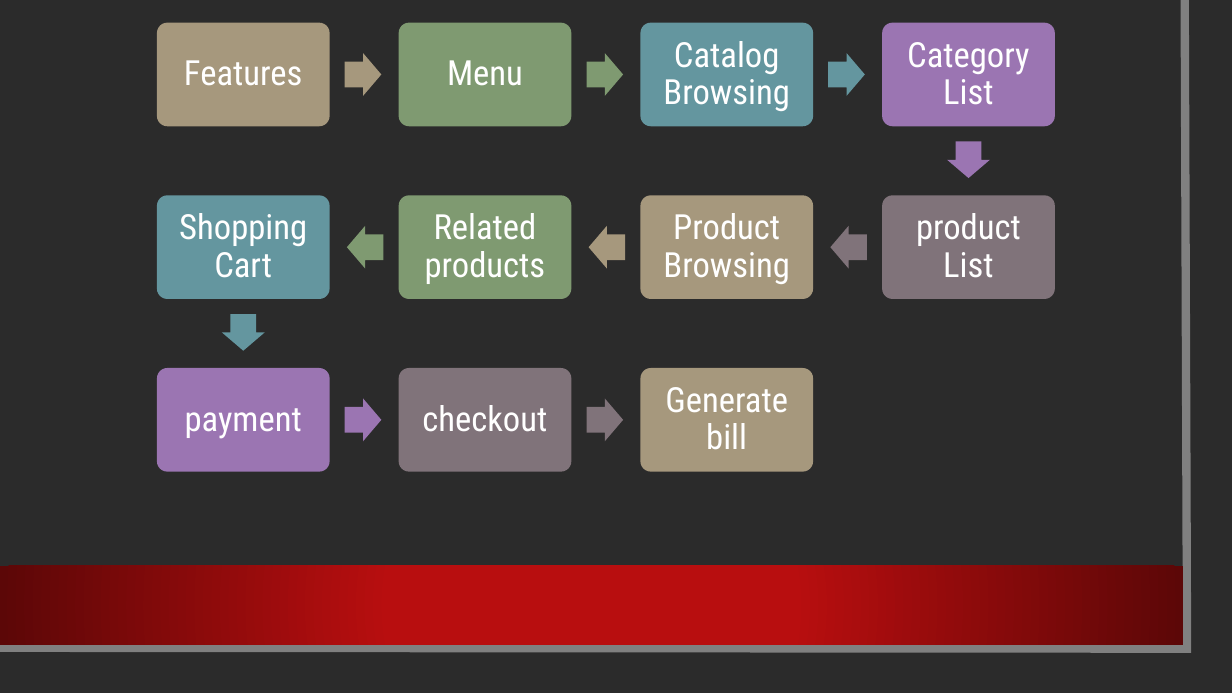
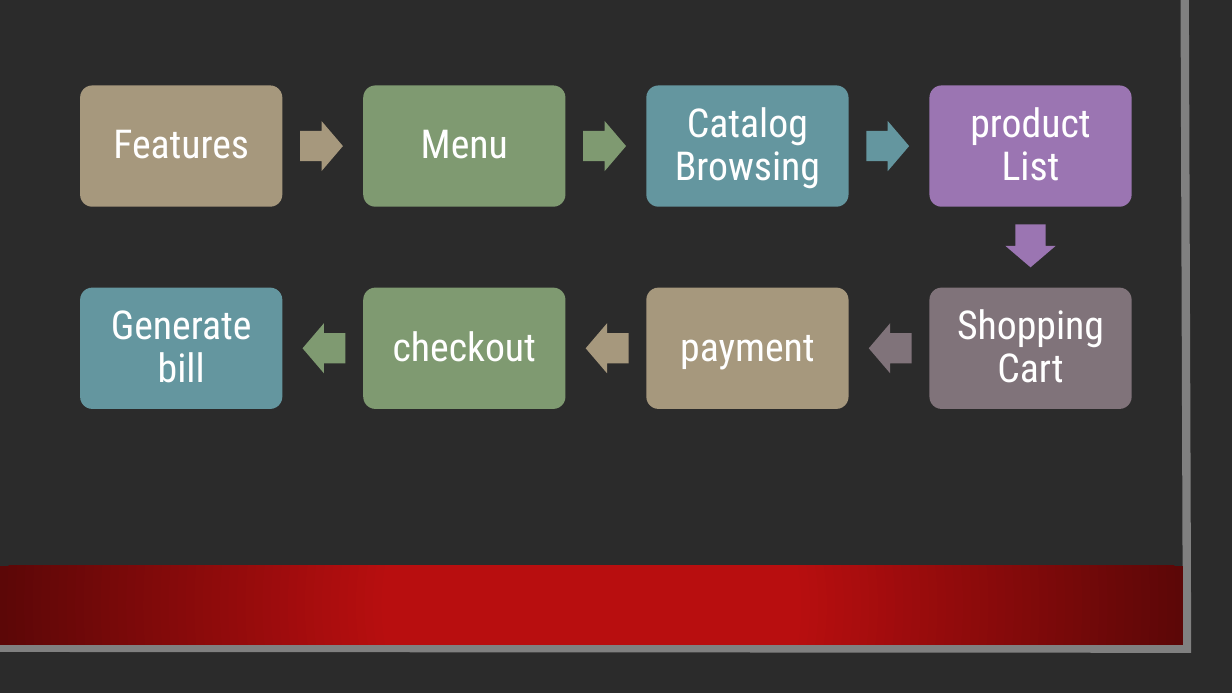
Before and after one commit to saairaam/niit-, a slide deck: slide 9 of ECOMMERCE PROJECT FOR ONLINE SHOPPING (1).pptx. Drawn at 1232x693 pixels with LibreOffice and Linux fonts; fonts in the diff are those of the drawing; background and template pictures are left out; a plain dark background stands for a picture behind light text. Boxes give left, top, right and bottom in pixels: in the first picture for what was removed or moved away, otherwise in the second. Text is boxed around its words. In the diff, an @@ line names an element or a change of style, - is before the commit and + after.

```diff
--- a/ECOMMERCE PROJECT FOR ONLINE SHOPPING (1).pptx
+++ b/ECOMMERCE PROJECT FOR ONLINE SHOPPING (1).pptx
@@ rounded rectangle: place and size @@
-rounded rectangle at <box>157,23,330,127</box>
+rounded rectangle at <box>80,85,283,206</box>
@@ text "Features": place and size @@
-text "Features" at <box>184,60,302,86</box>
+text "Features" at <box>113,130,249,159</box>
@@ rounded rectangle: place and size @@
-rounded rectangle at <box>398,23,571,127</box>
+rounded rectangle at <box>363,85,566,206</box>
@@ text "Menu": place and size @@
-text "Menu" at <box>447,60,523,86</box>
+text "Menu" at <box>421,129,508,159</box>
@@ rounded rectangle: place and size @@
-rounded rectangle at <box>640,23,813,127</box>
+rounded rectangle at <box>646,85,848,206</box>
@@ text "Catalog Browsing": place and size @@
-text "Catalog Browsing" at <box>663,41,790,111</box>
+text "Catalog Browsing" at <box>675,107,820,188</box>
@@ rounded rectangle: place and size @@
-rounded rectangle at <box>883,23,1055,127</box>
+rounded rectangle at <box>930,85,1132,206</box>
@@ text "product List": place and size @@
-text "product List" at <box>916,213,1021,278</box>
+text "product List" at <box>970,107,1090,181</box>
@@ right arrow: place and size @@
-right arrow at <box>345,53,382,95</box>
+right arrow at <box>300,121,343,171</box>
@@ right arrow: place and size @@
-right arrow at <box>587,53,624,95</box>
+right arrow at <box>583,121,626,171</box>
@@ right arrow: place and size @@
-right arrow at <box>828,53,865,95</box>
+right arrow at <box>867,121,909,171</box>
@@ right arrow: place and size @@
-right arrow at <box>947,141,990,178</box>
+right arrow at <box>1006,225,1055,267</box>
@@ rounded rectangle: place and size @@
-rounded rectangle at <box>157,195,330,299</box>
+rounded rectangle at <box>80,287,283,409</box>
@@ size 27 to 31 pt; more space between paragraphs in 8 elements at <box>421,129,508,159</box>, <box>675,107,820,188</box>, <box>393,331,536,362</box>, <box>113,130,249,159</box>, <box>970,107,1090,181</box>, <box>957,309,1104,383</box>, <box>680,335,814,370</box>, <box>111,310,252,383</box> @@
@@ text "Generate bill": place and size @@
-text "Generate bill" at <box>665,387,788,450</box>
+text "Generate bill" at <box>111,310,252,383</box>
@@ rounded rectangle: place and size @@
-rounded rectangle at <box>398,195,571,299</box>
+rounded rectangle at <box>363,287,566,409</box>
@@ text "checkout": place and size @@
-text "checkout" at <box>422,405,547,432</box>
+text "checkout" at <box>393,331,536,362</box>
@@ rounded rectangle: place and size @@
-rounded rectangle at <box>640,368,813,471</box>
+rounded rectangle at <box>646,287,848,409</box>
@@ text "payment": place and size @@
-text "payment" at <box>185,408,302,439</box>
+text "payment" at <box>680,335,814,370</box>
@@ rounded rectangle: place and size @@
-rounded rectangle at <box>883,195,1055,299</box>
+rounded rectangle at <box>930,287,1132,409</box>
@@ text "Shopping Cart": place and size @@
-text "Shopping Cart" at <box>179,213,307,278</box>
+text "Shopping Cart" at <box>957,309,1104,383</box>
@@ right arrow: place and size @@
-right arrow at <box>347,226,384,268</box>
+right arrow at <box>302,323,345,373</box>
@@ right arrow: place and size @@
-right arrow at <box>589,226,626,268</box>
+right arrow at <box>586,323,628,373</box>
@@ right arrow: place and size @@
-right arrow at <box>831,226,868,268</box>
+right arrow at <box>869,323,911,373</box>
@@ group removed at <box>157,42,1029,471</box>: 3 texts, 3 rounded rectangles, 3 right arrows @@
-Category List
-Product Browsing
-Related products
```
Also in this commit, not shown: 3 other slides changed, 7 slides removed.
